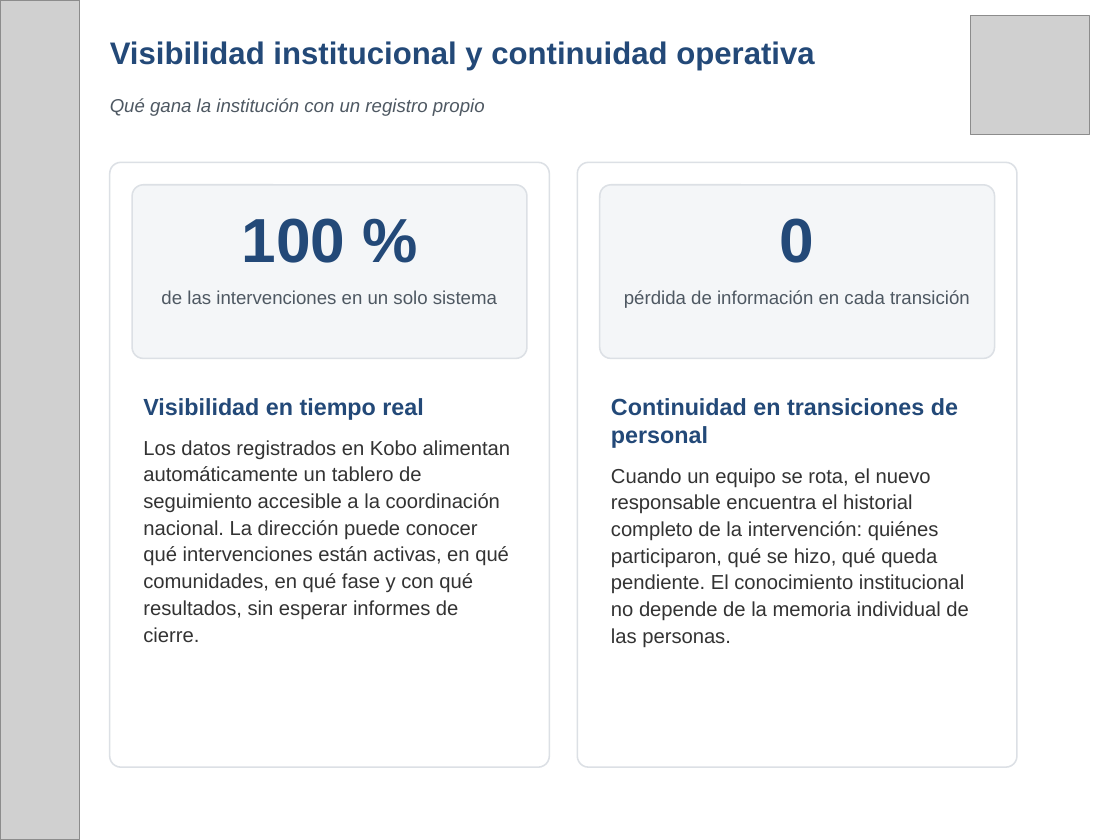
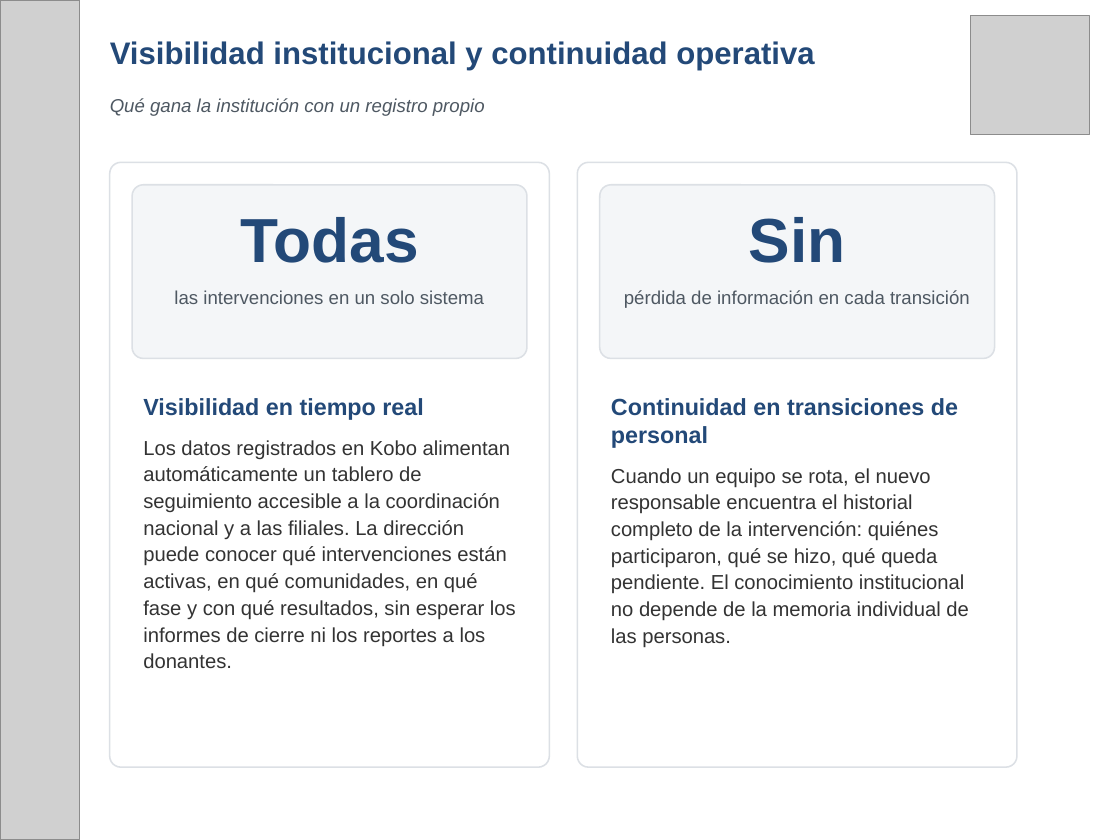
Before and after one commit to fmblancop/Hoja-de-Ruta-CRV, a slide deck: slide 7 of Hoja_de_Ruta_CRV_presentacion.pptx. Drawn at 1120x840 pixels with LibreOffice and Linux fonts; fonts in the diff are those of the drawing; grey boxes stand for pictures. Boxes give left, top, right and bottom in pixels: in the first picture for what was removed or moved away, otherwise in the second. Text is boxed around its words. In the diff, an @@ line names an element or a change of style, - is before the commit and + after.

```diff
--- a/Hoja_de_Ruta_CRV_presentacion.pptx
+++ b/Hoja_de_Ruta_CRV_presentacion.pptx
@@ text at (x1=240, y1=217, x2=418, y2=263): text changed @@
-100 %
+Todas
@@ text at (x1=749, y1=217, x2=846, y2=263): text changed @@
-0
+Sin
@@ text at (x1=174, y1=290, x2=484, y2=304): text changed @@
-de las intervenciones en un solo sistema
+las intervenciones en un solo sistema
@@ text at (x1=143, y1=440, x2=516, y2=668): text changed @@
-Los datos registrados en Kobo alimentan automáticamente un tablero de seguimiento accesible a la coordinación nacional. La dirección puede conocer qué intervenciones están activas, en qué comunidades, en qué fase y con qué resultados, sin esperar informes de cierre.
+Los datos registrados en Kobo alimentan automáticamente un tablero de seguimiento accesible a la coordinación nacional y a las filiales. La dirección puede conocer qué intervenciones están activas, en qué comunidades, en qué fase y con qué resultados, sin esperar los informes de cierre ni los reportes a los donantes.
```
Also in this commit, not shown: 5 other slides changed.
